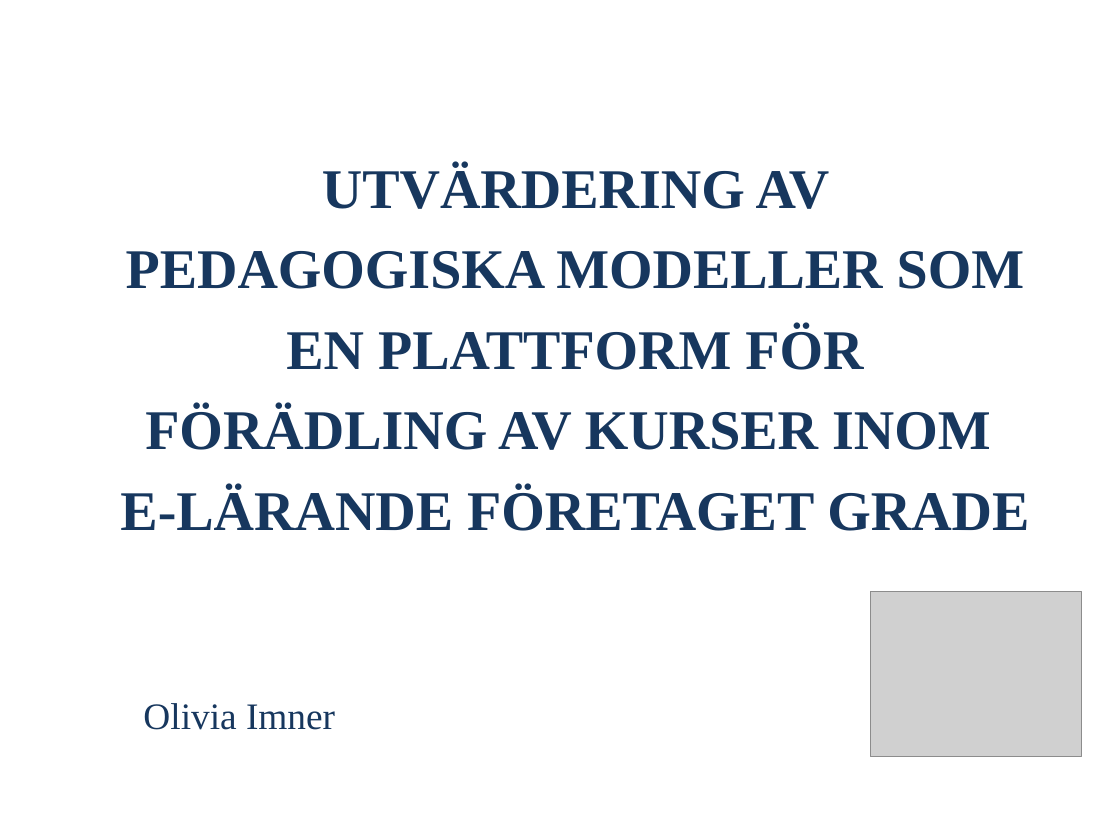
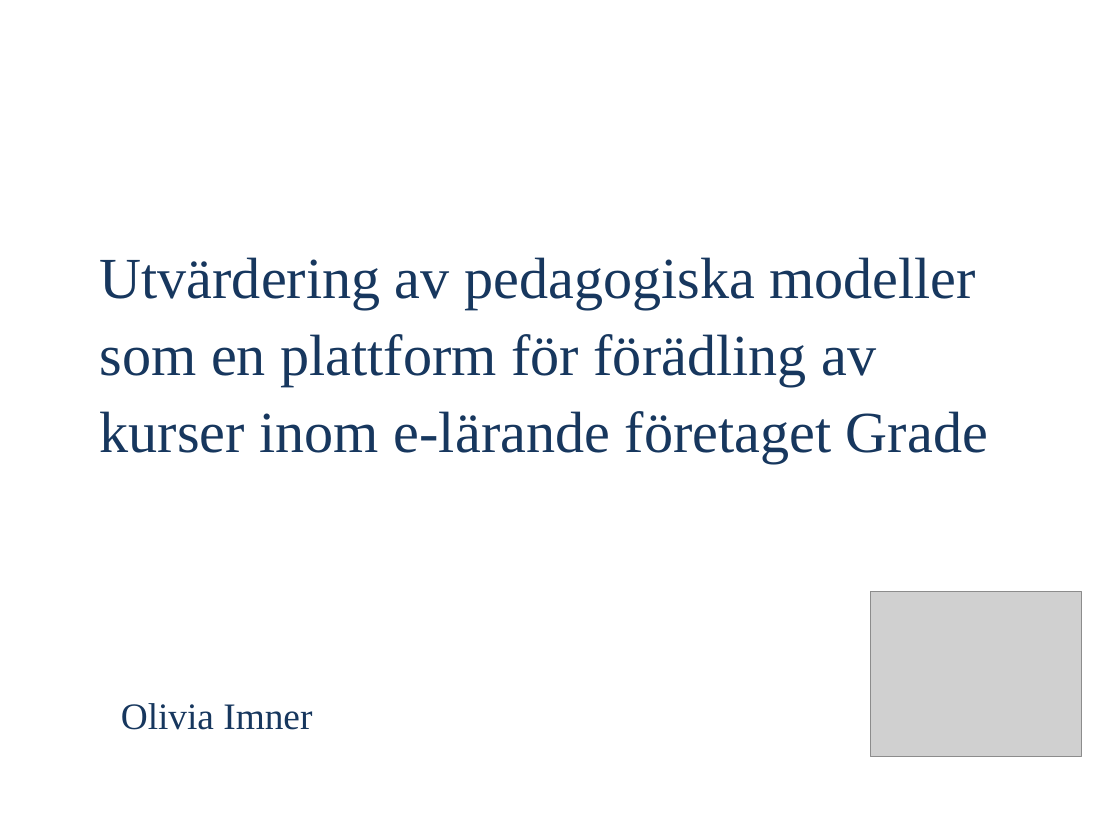
Before and after one commit to OliviaImner/thesis_document, a slide deck: slide 1 of Thesis/Presentation.pptx. Drawn at 1120x840 pixels with LibreOffice and Linux fonts; fonts in the diff are those of the drawing; grey boxes stand for pictures. Boxes give left, top, right and bottom in pixels: in the first picture for what was removed or moved away, otherwise in the second. Text is boxed around its words. In the diff, an @@ line names an element or a change of style, - is before the commit and + after.

```diff
--- a/Thesis/Presentation.pptx
+++ b/Thesis/Presentation.pptx
@@ text "Utvärdering av pedagogiska modeller som ..." at [100, 257, 988, 463]: vertical alignment top to bottom @@
@@ text at [100, 257, 988, 463]: text changed; size 36 to 37.4 pt; bold off @@
-UTVÄRDERING AV PEDAGOGISKA MODELLER SOM EN PLATTFORM FÖR FÖRÄDLING AV KURSER INOM
-E-LÄRANDE FÖRETAGET GRADE
+Utvärdering av pedagogiska modeller som en plattform för förädling av kurser inom e-lärande företaget Grade
@@ text "Olivia Imner": place and size @@
-text "Olivia Imner" at [143, 703, 335, 730]
+text "Olivia Imner" at [121, 703, 312, 730]
```
Also in this commit, not shown: 8 other slides changed, 8 slides added, 3 slides removed.
